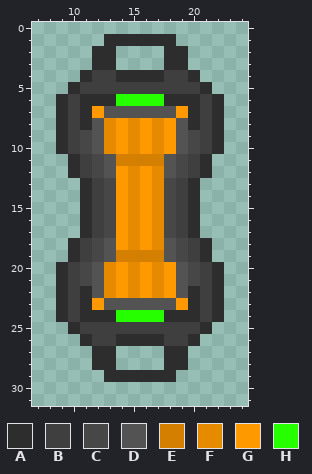
Two states of a pixel-art sprite, Resources/Textures/_Goobstation/Objects/Devices/heat_lamp.rsi/icon-on.png. Above, as it was before the edit.
The file is 32x32 pixels. Colours within 5 levels of each other are drawn and written as one. Shown: x 7..24, y 0..31.
Palette (. is transparent): A #2d2d2d  B #3f3f3f  C #474747  D #535353  E #d47f00  F #e68a00  G #ff9900  H #26ff00
Pixels before, first column x 9:
 1 ....AAAAAA....
 2 ...AA....AA...
 3 ...AA....AA...
 4 ..ABBAAAABBA..
 5 .ABBBBBBBBBBA.
 6 ABAAAHHHHAAABA
 7 ABAGDDDDDDGABA
 8 ABADFGFGFGDABA
 9 ABCDFGFGFGDCBA
10 ABCDFGFGFGDCBA
11 .ABCDEEEEDCBA.
12 .ABCDGFGFDCBA.
13 ..ABCGFGFCBA..
14 ..ABCGFGFCBA..
15 ..ABCGFGFCBA..
16 ..ABCGFGFCBA..
17 ..ABCGFGFCBA..
18 .ABCDGFGFDCBA.
19 .ABCDEEEEDCBA.
20 ABCDFGFGFGDCBA
21 ABCDFGFGFGDCBA
22 ABADFGFGFGDABA
23 ABAGDDDDDDGABA
24 ABAAAHHHHAAABA
25 .ABBBBBBBBBBA.
26 ..ABBAAAABBA..
27 ...AA....AA...
28 ...AA....AA...
29 ....AAAAAA....
And afterwards:
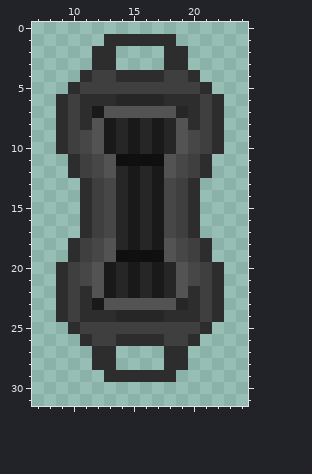
Changes in this commit:
{"colour":"E","old":"#d47f00","new":"#0e100d"}
{"colour":"F","old":"#e68a00","new":"#191919"}
{"colour":"G","old":"#ff9900","new":"#262626"}
{"y":6,"x":14,"old":"HHHH","new":"GGGG"}
{"y":7,"x":12,"old":"G","new":"F"}
{"y":23,"x":12,"old":"G","new":"F"}
{"y":24,"x":14,"old":"HHHH","new":"GGGG"}
